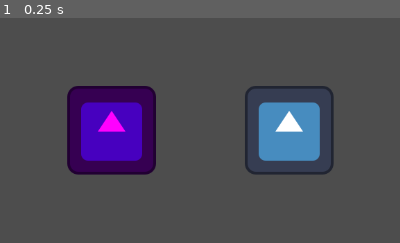
Above: before the commit, frame 1.
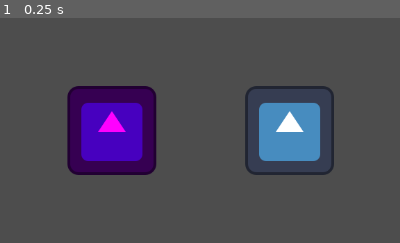
Above: after the commit, the same moment.

Repository: phln1108/GameJam
Game: Godot game, scene res://Scenes/testMap.tscn
Same seed, same stepped clock (60 frames per second), same inputs: the game is played once before the commit and once after it. This scene is started directly instead of the project's main scene. The engine's default icon, where the game draws it, is replaced by a stand-in: a white triangle on a blue panel in a dark square.
Inputs:
- Up to frame 1 (0.25 s): no input
The pictures show only the part of the screen within x 10-60%, y 10-60%; the shares and areas given below are measured in that part.
In our replay, the window is 799x449 before the commit and 800x450 after it. These sizes can differ from the game's own. Grey fills any space a smaller window leaves; there, only what the larger window draws over its background counts as a difference.

The runs differ from the first frame. In frame 1, 0.5% of the frame differs, in the area x 17-84%, y 30-70%.
Error before the commit: Invalid access to property or key 'name' on a base object of type 'Nil'. (res://Scripts/dragable.gd:11)

Commit message:
Melhoria do script de diálogo e iniciando cena de game

Diff:
--- a/Scenes/dialogueBox.tscn
+++ b/Scenes/dialogueBox.tscn
@@ -1,32 +1,67 @@
-[gd_scene load_steps=2 format=3 uid="uid://c0b0mii5uu2bn"]
+[gd_scene load_steps=2 format=3 uid="uid://syip5gjrcc0e"]
 
-[ext_resource type="Script" path="res://Scripts/dialogue_box.gd" id="1_a4acm"]
+[sub_resource type="GDScript" id="GDScript_g18ni"]
+script/source = "extends Label
 
-[node name="DialogueBox" type="Control"]
-layout_mode = 3
-anchors_preset = 5
-anchor_left = 0.5
-anchor_right = 0.5
-offset_left = -188.5
-offset_right = 188.5
-offset_bottom = 100.0
-grow_horizontal = 2
-metadata/_edit_group_ = true
-metadata/_edit_use_anchors_ = true
+@onready var timer: Timer = $Timer
 
-[node name="Label" type="Label" parent="."]
-layout_mode = 1
-anchors_preset = 15
-anchor_right = 1.0
-anchor_bottom = 1.0
-grow_horizontal = 2
-grow_vertical = 2
-autowrap_mode = 3
-script = ExtResource("1_a4acm")
-dialogue_text = "Teste de diálogo muito legal e bonito"
-metadata/_edit_use_anchors_ = true
+signal finished_dialogue
 
-[node name="Timer" type="Timer" parent="Label"]
+@export var dialogues: Array[String]
+var dialogue_text: String
+
+var current_char: int = 0
+var current_dialogue: int = 0
+
+var is_typing: bool = false
+
+func _ready() -> void:
+	dialogue_text = dialogues[current_dialogue]
+	show_dialogue()
+
+func _input(event: InputEvent) -> void:
+	if event.is_action_pressed(\"skip_dialogue\"):
+		if is_typing:
+			text = dialogue_text
+			is_typing = false
+		else:
+			if current_dialogue < len(dialogues) - 1:
+				current_dialogue += 1
+				dialogue_text =  dialogues[current_dialogue]
+				show_dialogue()
+			else:
+				finished_dialogue.emit()
+
+
+func show_dialogue():
+	text = \"\"
+	current_char = 0
+	is_typing = true
+
+	_type()
+
+func _type():
+	if is_typing:
+		if current_char == dialogue_text.length():
+			is_typing = false
+		else:
+			text += dialogue_text[current_char]
+			current_char += 1
+			timer.start()
+
+
+
+func _on_timer_timeout() -> void:
+	if is_typing:
+		_type()
+"
+
+[node name="DialogueBox" type="Label"]
+offset_right = 40.0
+offset_bottom = 23.0
+script = SubResource("GDScript_g18ni")
+
+[node name="Timer" type="Timer" parent="."]
 wait_time = 0.05
 
-[connection signal="timeout" from="Label/Timer" to="Label" method="_on_timer_timeout"]
+[connection signal="timeout" from="Timer" to="." method="_on_timer_timeout"]
--- a/Scenes/game.tscn
+++ b/Scenes/game.tscn
@@ -1,23 +1,35 @@
-[gd_scene load_steps=2 format=3 uid="uid://cdpkl7bhedquv"]
+[gd_scene load_steps=5 format=3 uid="uid://cdpkl7bhedquv"]
 
+[ext_resource type="Script" path="res://Scripts/game_controller.gd" id="1_ow5n3"]
 [ext_resource type="Texture2D" uid="uid://be36d1o617up6" path="res://Sprites/tenda.png" id="1_xbmcg"]
+[ext_resource type="PackedScene" uid="uid://syip5gjrcc0e" path="res://Scenes/dialogueBox.tscn" id="2_wcern"]
+[ext_resource type="Texture2D" uid="uid://b6rgr1h1ug8o7" path="res://icon.svg" id="3_ycund"]
 
 [node name="Game" type="Node"]
+script = ExtResource("1_ow5n3")
 
-[node name="CanvasLayer" type="CanvasLayer" parent="."]
+[node name="Tent" type="Sprite2D" parent="."]
+position = Vector2(606.125, 324.581)
+scale = Vector2(0.115345, 0.115345)
+texture = ExtResource("1_xbmcg")
 
-[node name="TextureRect" type="TextureRect" parent="CanvasLayer"]
+[node name="TextureButton" type="TextureButton" parent="Tent"]
+offset_left = -1943.09
+offset_top = 1633.52
+offset_right = -1815.09
+offset_bottom = 1761.52
+scale = Vector2(7.52475, 7.63981)
+texture_normal = ExtResource("3_ycund")
+
+[node name="DialogueBox" parent="Tent" instance=ExtResource("2_wcern")]
 anchors_preset = -1
-anchor_left = 0.28
-anchor_right = 0.72
-anchor_bottom = 1.0
-offset_left = -0.808014
-offset_right = -0.472046
-offset_bottom = -6.0
-grow_horizontal = 2
-grow_vertical = 2
-size_flags_horizontal = 6
-size_flags_vertical = 6
-texture = ExtResource("1_xbmcg")
-expand_mode = 5
-stretch_mode = 4
+anchor_left = 0.784
+anchor_right = 0.784
+offset_left = -4694.4
+offset_top = -2762.0
+offset_right = -2145.4
+offset_bottom = -1869.0
+theme_override_font_sizes/font_size = 251
+text = "ceeeded"
+autowrap_mode = 2
+dialogues = Array[String](["efvev", "efvfdv", "fevefqwwdfwv", "cueeprola"])
--- a/Scripts/dialogue_box.gd
+++ /dev/null
@@ -1,39 +0,0 @@
-extends Label
-
-@export var dialogue_text: String
-var current_char: int = 0
-var is_typing: bool = false
-
-# Tempo entre cada caractere
-@onready var timer: Timer = $Timer
-
-func _ready() -> void:
-	show_dialogue()
-
-func _input(event: InputEvent) -> void:
-	if event.is_action_pressed("skip_dialogue"):
-		text = dialogue_text
-		is_typing = false
-
-
-func show_dialogue():
-	text = ""
-	current_char = 0
-	is_typing = true
-
-	_start_typing()
-
-func _start_typing():
-	if is_typing:
-		if current_char == dialogue_text.length():
-			is_typing = false
-		else:
-			text += dialogue_text[current_char]
-			current_char += 1
-			timer.start()
-
-
-
-func _on_timer_timeout() -> void:
-	if is_typing:
-		_start_typing()
--- a/Scripts/dragable.gd
+++ b/Scripts/dragable.gd
@@ -2,13 +2,9 @@
 class_name Draggable
 
 @export var drag_delay: float = .2
-@export var item: Item
 
 var is_dragging: bool = false
 var mouse_offset: Vector2
-
-func _ready() -> void:
-	texture = load(item.name)
 
 func _physics_process(delta):
 	if is_dragging:
--- /dev/null
+++ b/Scripts/game_controller.gd
@@ -0,0 +1,26 @@
+extends Node
+
+
+@onready var tent: TextureRect = $CanvasLayer/Tent
+@onready var notes: TextureRect = $CanvasLayer/Notes
+@onready var recipes: TextureRect = $CanvasLayer/Recipes
+
+
+func _on_back_from_notes() -> void:
+	tent.visible = true
+	notes.visible = false
+
+
+func _on_back_from_recipes() -> void:
+	tent.visible = true
+	recipes.visible = false
+
+
+func _on_go_to_recipes() -> void:
+	tent.visible = false
+	recipes.visible = true
+
+
+func _on_go_to_notes() -> void:
+	tent.visible = false
+	notes.visible = true
--- a/project.godot
+++ b/project.godot
@@ -15,6 +15,10 @@
 config/features=PackedStringArray("4.3", "Forward Plus")
 config/icon="res://icon.svg"
 
+[display]
+
+window/stretch/mode="viewport"
+
 [input]
 
 skip_dialogue={
Not shown: 1 places in Scenes/book.tscn that only renumber resources
Not shown, removed: Scenes/README.md
